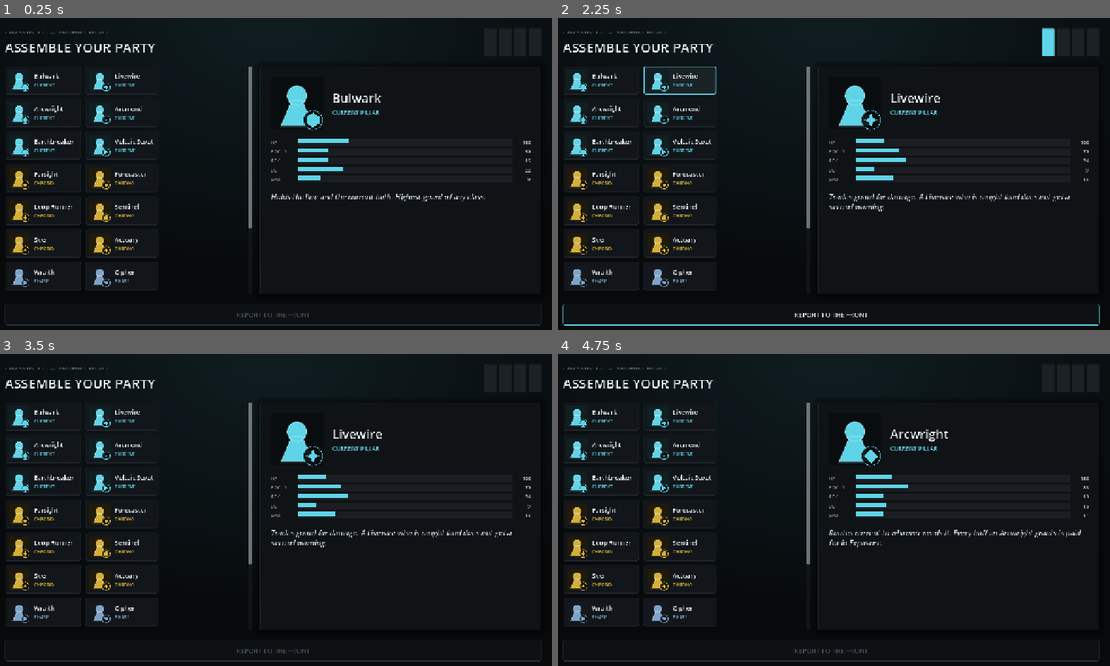
Above: before the commit, frames 1-4 (two rows, left to right).
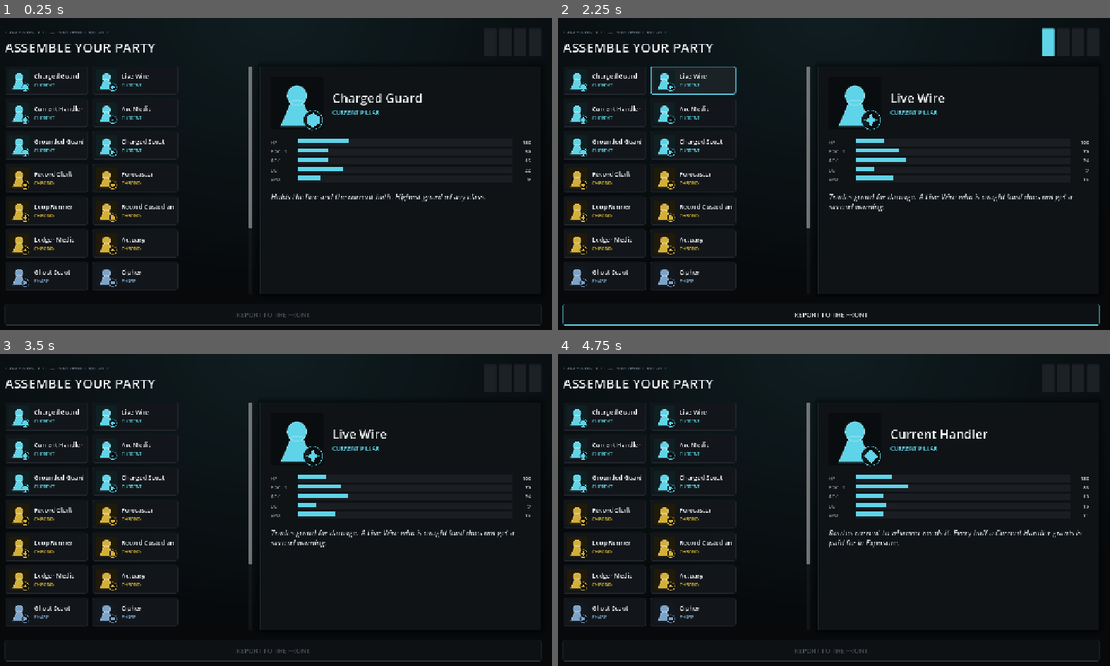
Above: after the commit, the same moments.

Repository: dancockrell/longnight-godot
Game: Godot game, scene res://scenes/ClassSelect.tscn
Two runs of this game, one before a commit and one after it. Both use one fixed random seed, a clock stepped at 60 frames per second and the inputs below. This scene is started directly instead of the project's main scene.
Inputs (mouse positions are in pixels of both pictures, inside the frame that each line leads up to):
- Up to frame 1 (0.25 s): no input
- Up to frame 2 (2.25 s): click (602, 80) at 0.52 s; click (602, 80) at 1.27 s; click (679, 80) at 2.02 s
- Up to frame 3 (3.5 s): click (132, 416) at 2.77 s
- Up to frame 4 (4.75 s): click (602, 447) at 3.52 s; click (602, 447) at 4.27 s

The runs differ from the first frame. In frame 1, 2.7% of the frame differs, in the area x 6-77%, y 17-88%; in frame 2, 2.9%; in frame 3, 2.7%; in frame 4, 3.0%, in the area x 6-95%, y 17-88%.

Commit message:
Class names that read instantly: plain nouns, not fantasy words
Bulwark, Arcwright, Farsight, Sentinel, Seer, Shroudmend were the last
pass at fixing boring names, and they traded one problem for another:
invented fantasy-RPG words nobody parses on sight. Replaced with an
ordinary noun everyone already knows (Guard, Medic, Scout, Clerk,
Custodian, Runner, Handler, Soldier) plus one setting-specific adjective,
so a name tells you the job before you read the flavor text.

Pillar pairs now read as pairs on purpose: Charged Guard / Grounded Guard
are Current's two tanks (holds the current vs. earths it away, straight
from their existing flavor text). Arc Medic / Ledger Medic / Shadow Medic
put one medic per pillar, adjective doing the pillar's work. Charged
Scout / Ghost Scout mirror the infiltrator role the same way. Display
names only - ids, stats, and roles untouched, so all 136 tests still
pass unchanged.

Co-Authored-By: Claude Opus 5 <noreply@anthropic.com>

Diff:
--- a/scripts/data/classes.gd
+++ b/scripts/data/classes.gd
@@ -28,60 +28,60 @@
 ## that is a property of a written individual, not an archetype).
 const ALL := [
 	# ---------------------------------------------------------- CURRENT --
-	{"id":"anchor_current","name":"Bulwark","pillar":CURRENT,"origin_year":1944,"role":"anchor",
+	{"id":"anchor_current","name":"Charged Guard","pillar":CURRENT,"origin_year":1944,"role":"anchor",
 	 "hp":180,"focus":50,"atk":15,"def":22,"spd":9,
 	 "flavor":"Holds the line and the current both. Highest guard of any class."},
-	{"id":"livewire","name":"Livewire","pillar":CURRENT,"origin_year":1944,"role":"wildcard",
+	{"id":"livewire","name":"Live Wire","pillar":CURRENT,"origin_year":1944,"role":"wildcard",
 	 "hp":100,"focus":70,"atk":24,"def":9,"spd":15,
-	 "flavor":"Trades guard for damage. A Livewire who is caught loud does not get a second warning."},
-	{"id":"conduit","name":"Arcwright","pillar":CURRENT,"origin_year":1944,"role":"quartermaster",
+	 "flavor":"Trades guard for damage. A Live Wire who is caught loud does not get a second warning."},
+	{"id":"conduit","name":"Current Handler","pillar":CURRENT,"origin_year":1944,"role":"quartermaster",
 	 "hp":130,"focus":85,"atk":13,"def":15,"spd":11,
-	 "flavor":"Routes current to whoever needs it. Every buff an Arcwright grants is paid for in Exposure."},
-	{"id":"arc_medic","name":"Arcmend","pillar":CURRENT,"origin_year":1944,"role":"medic",
+	 "flavor":"Routes current to whoever needs it. Every buff a Current Handler grants is paid for in Exposure."},
+	{"id":"arc_medic","name":"Arc Medic","pillar":CURRENT,"origin_year":1944,"role":"medic",
 	 "hp":128,"focus":90,"atk":11,"def":14,"spd":12,
 	 "flavor":"Field medicine run through a coil. Effective, and never once explained to the patient."},
-	{"id":"groundsman","name":"Earthbreaker","pillar":CURRENT,"origin_year":1944,"role":"anchor",
+	{"id":"groundsman","name":"Grounded Guard","pillar":CURRENT,"origin_year":1944,"role":"anchor",
 	 "hp":160,"focus":55,"atk":12,"def":24,"spd":8,
 	 "flavor":"Earths a fight before it earths someone's nervous system. Slow, and very hard to move."},
-	{"id":"voltaic_scout","name":"Voltaic Scout","pillar":CURRENT,"origin_year":1944,"role":"infiltrator",
+	{"id":"voltaic_scout","name":"Charged Scout","pillar":CURRENT,"origin_year":1944,"role":"infiltrator",
 	 "hp":112,"focus":75,"atk":18,"def":11,"spd":18,
 	 "flavor":"First across the wire, first to draw attention. Fast enough that it rarely matters."},
 	# ----------------------------------------------------------- CHRONO --
-	{"id":"archivist","name":"Farsight","pillar":CHRONO,"origin_year":1944,"role":"analyst",
+	{"id":"archivist","name":"Record Clerk","pillar":CHRONO,"origin_year":1944,"role":"analyst",
 	 "hp":118,"focus":95,"atk":12,"def":13,"spd":13,
 	 "flavor":"Weakens what the record already doubts. Strongest against anything undocumented."},
 	{"id":"forecaster","name":"Forecaster","pillar":CHRONO,"origin_year":1944,"role":"analyst",
 	 "hp":122,"focus":92,"atk":16,"def":12,"spd":14,
 	 "flavor":"Knows how a fight ends before the first blow. Says nothing, and lands the second one."},
-	{"id":"loop_runner","name":"Loop-Runner","pillar":CHRONO,"origin_year":1944,"role":"wildcard",
+	{"id":"loop_runner","name":"Loop Runner","pillar":CHRONO,"origin_year":1944,"role":"wildcard",
 	 "hp":108,"focus":80,"atk":20,"def":10,"spd":20,
 	 "flavor":"Acts first, always. A closed loop has to start somewhere."},
-	{"id":"custodian","name":"Sentinel","pillar":CHRONO,"origin_year":1944,"role":"anchor",
+	{"id":"custodian","name":"Record Custodian","pillar":CHRONO,"origin_year":1944,"role":"anchor",
 	 "hp":172,"focus":60,"atk":14,"def":21,"spd":9,
 	 "flavor":"Keeps a record from being altered by keeping the people near it alive."},
-	{"id":"witness","name":"Seer","pillar":CHRONO,"origin_year":1944,"role":"medic",
+	{"id":"witness","name":"Ledger Medic","pillar":CHRONO,"origin_year":1944,"role":"medic",
 	 "hp":124,"focus":88,"atk":10,"def":15,"spd":12,
 	 "flavor":"Heals by making sure a wound was seen and logged. Slower than a bandage. More permanent."},
 	{"id":"actuary","name":"Actuary","pillar":CHRONO,"origin_year":1944,"role":"wildcard",
 	 "hp":114,"focus":78,"atk":22,"def":9,"spd":16,
 	 "flavor":"Works entirely in probabilities. Devastating when the odds run long, silent when they don't."},
 	# ------------------------------------------------------------ PHASE --
-	{"id":"wraith","name":"Wraith","pillar":PHASE,"origin_year":1944,"role":"infiltrator",
+	{"id":"wraith","name":"Ghost Scout","pillar":PHASE,"origin_year":1944,"role":"infiltrator",
 	 "hp":102,"focus":90,"atk":21,"def":8,"spd":19,
 	 "flavor":"Half out of phase at all times. Hard to hit. Harder, some nights, to be sure of."},
 	{"id":"cipher","name":"Cipher","pillar":PHASE,"origin_year":1944,"role":"analyst",
 	 "hp":110,"focus":88,"atk":14,"def":11,"spd":15,
 	 "flavor":"Nothing about a Cipher is where it appears to be, including the Cipher."},
-	{"id":"threshold","name":"Threshold","pillar":PHASE,"origin_year":1944,"role":"anchor",
+	{"id":"threshold","name":"Threshold Guard","pillar":PHASE,"origin_year":1944,"role":"anchor",
 	 "hp":164,"focus":65,"atk":13,"def":20,"spd":10,
 	 "flavor":"Stands in the doorway between here and not-quite-here. Foes find it difficult to commit to a target."},
-	{"id":"shadow_medic","name":"Shroudmend","pillar":PHASE,"origin_year":1944,"role":"medic",
+	{"id":"shadow_medic","name":"Shadow Medic","pillar":PHASE,"origin_year":1944,"role":"medic",
 	 "hp":120,"focus":86,"atk":10,"def":13,"spd":14,
 	 "flavor":"Treats wounds that have not fully arrived yet. The patient usually feels better before understanding why."},
-	{"id":"rumour","name":"Rumour","pillar":PHASE,"origin_year":1944,"role":"quartermaster",
+	{"id":"rumour","name":"Rumour Runner","pillar":PHASE,"origin_year":1944,"role":"quartermaster",
 	 "hp":116,"focus":82,"atk":12,"def":12,"spd":16,
 	 "flavor":"Spreads a misdirection thin enough that everyone believes a different piece of it."},
-	{"id":"attenuator","name":"Attenuator","pillar":PHASE,"origin_year":1944,"role":"wildcard",
+	{"id":"attenuator","name":"Faded Soldier","pillar":PHASE,"origin_year":1944,"role":"wildcard",
 	 "hp":98,"focus":96,"atk":26,"def":7,"spd":17,
 	 "flavor":"The furthest out of phase a person can go and still come back. Most nights."},
 	# ---------------------------------------------------------- HYBRIDS --
